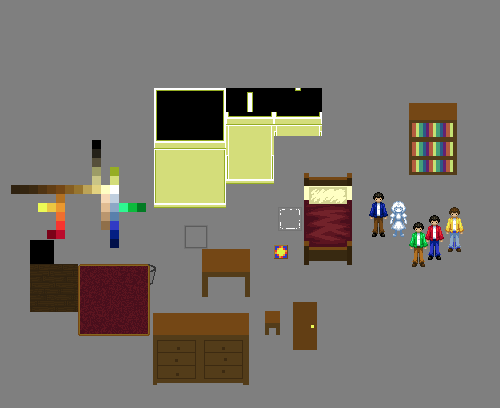
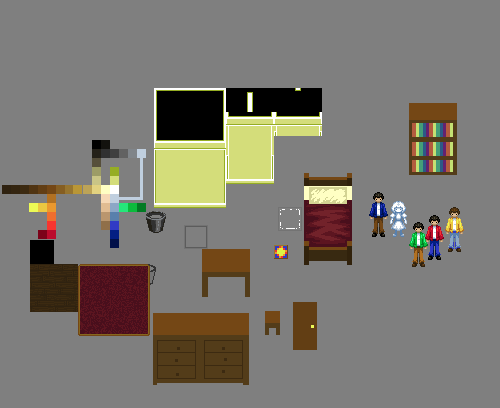
Comparing the layer stacks of the two (500, 408) images. Changes:
removed layer "Layer 30 copy" over [11, 140, 146, 239]
added layer "Layer 10 copy" above "Layer 12" over [146, 211, 166, 233]
added layer "Layer 12" above "Layer 11" over [2, 140, 146, 239]
